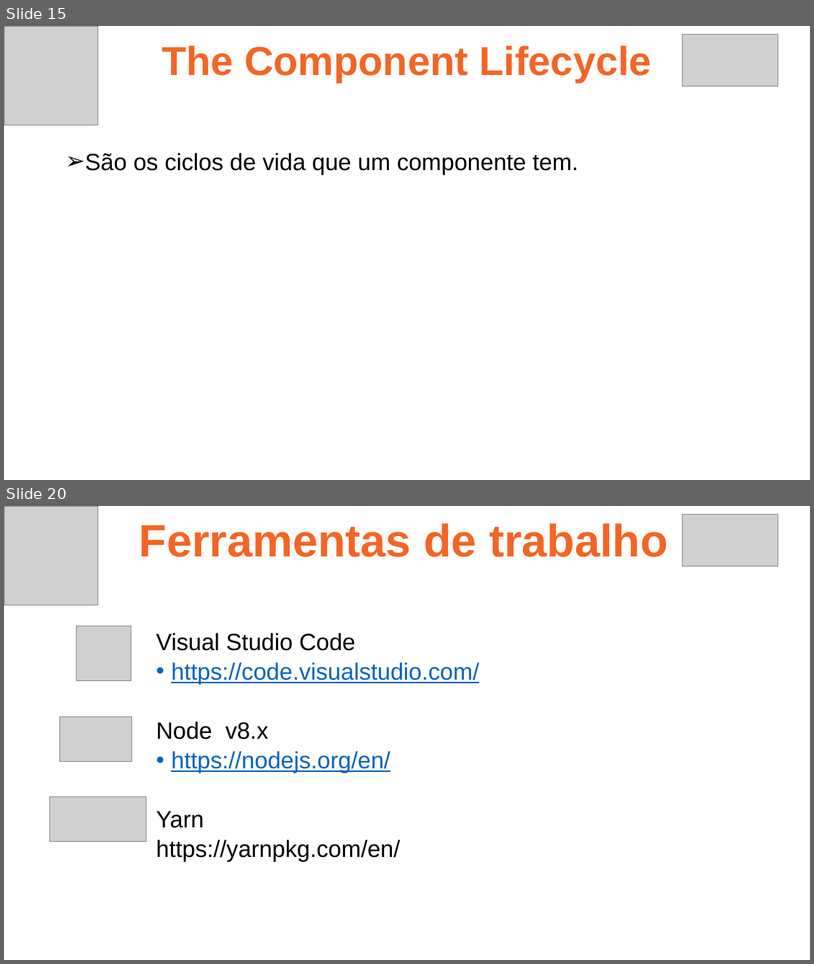
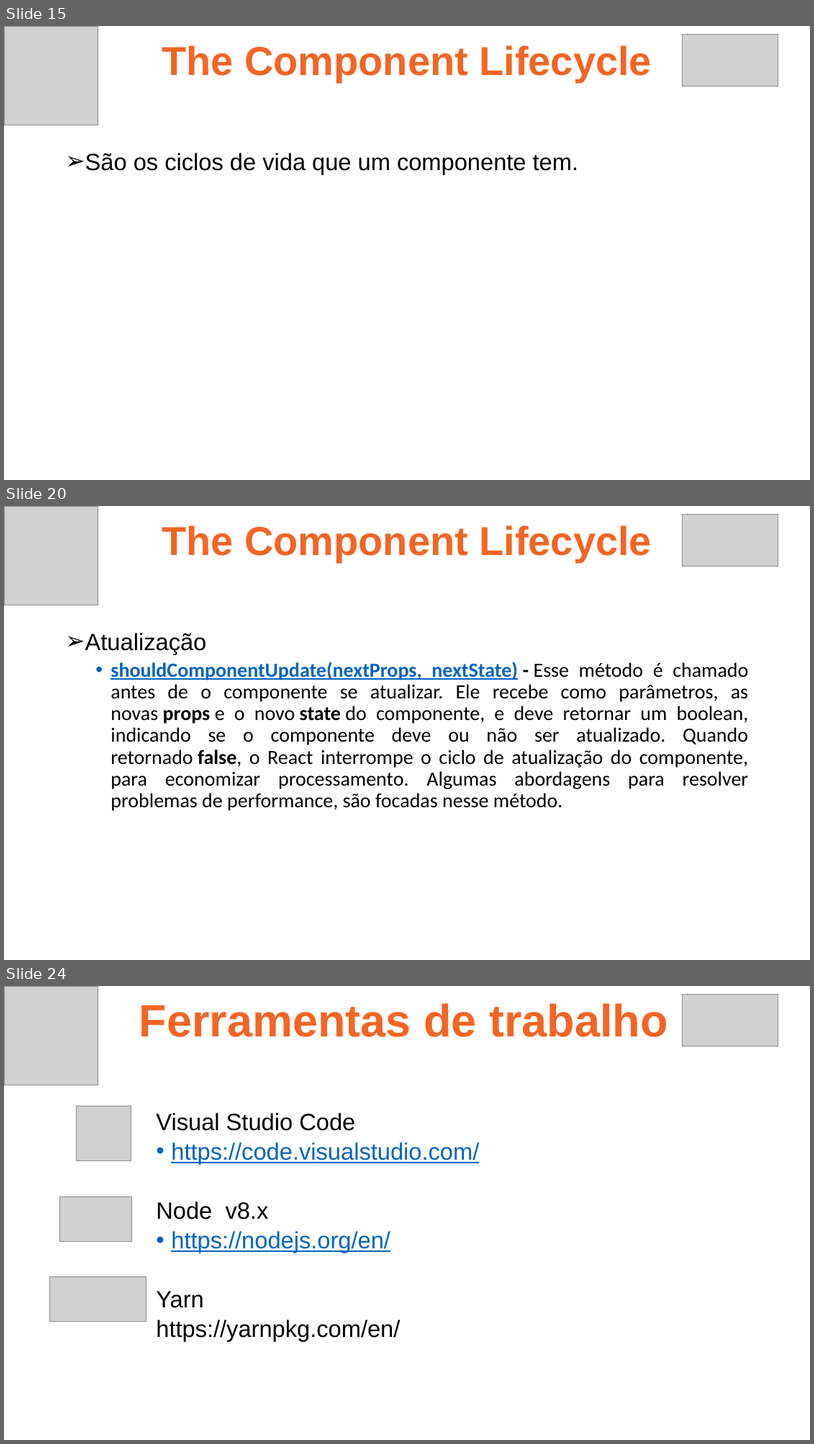
Before and after one commit to ruan4f/Treinamento_Node_React, a slide deck: material/ReactAula1.pptx. Shown one above the other, each under a label of ours: slides 15 and 20 before the commit, slides 15, 20 and 24 after it; the slides between them are not shown. The pictures are 814x964 and 814x1444 pixels, drawn with LibreOffice and Linux fonts; fonts in the diff are those of the drawing; grey boxes stand for pictures. Boxes give left, top, right and bottom in pixels: in the first picture for what was removed or moved away, otherwise in the second. Text is boxed around its words. In the diff, an @@ line names an element or a change of style, - is before the commit and + after.

```diff
--- a/material/ReactAula1.pptx
+++ b/material/ReactAula1.pptx
@@ slide 20 added at box(4, 506, 810, 960), background #FFFFFF @@
@@ picture added at box(4, 506, 98, 605) @@
@@ text added at box(162, 525, 651, 562), 48 pt, text #F46524, bold @@
+The Component Lifecycle
@@ picture added at box(683, 514, 778, 566) @@
@@ text added at box(85, 633, 749, 811), 24 pt, text #000000 @@
+➢ Atualização
+  • shouldComponentUpdate(nextProps, nextState) - Esse método é chamado antes de o componente se atualizar. Ele recebe como parâmetros, as novas props e o novo state do componente, e deve retornar um boolean, indicando se o componente deve ou não ser atualizado. Quando retornado false, o React interrompe o ciclo de atualização do componente, para economizar processamento. Algumas abordagens para resolver problemas de performance, são focadas nesse método.
@@ what was slide 20 is now slide 24 @@
```
Also in this commit, not shown: 4 slides changed, 3 other slides added, 4 other files.
